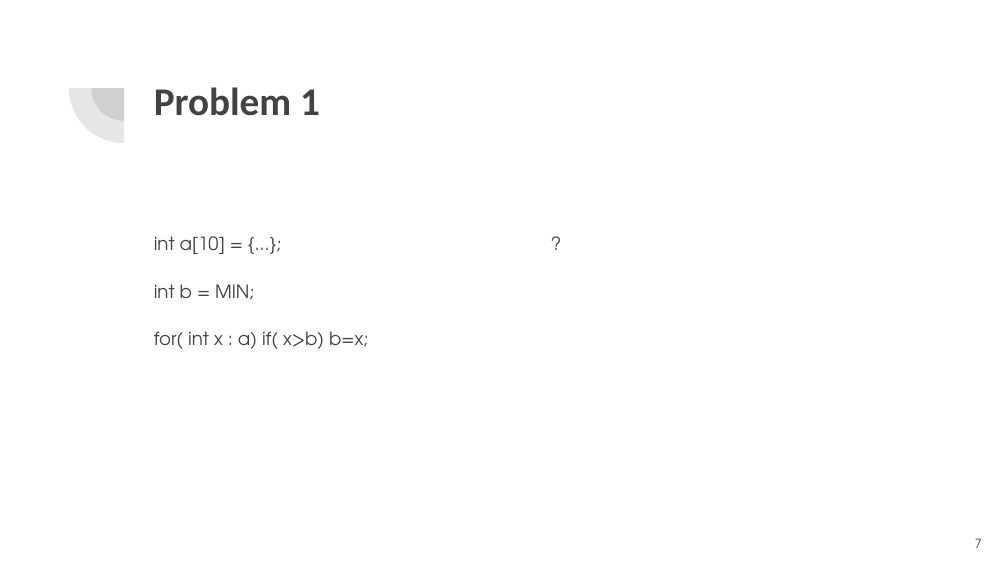
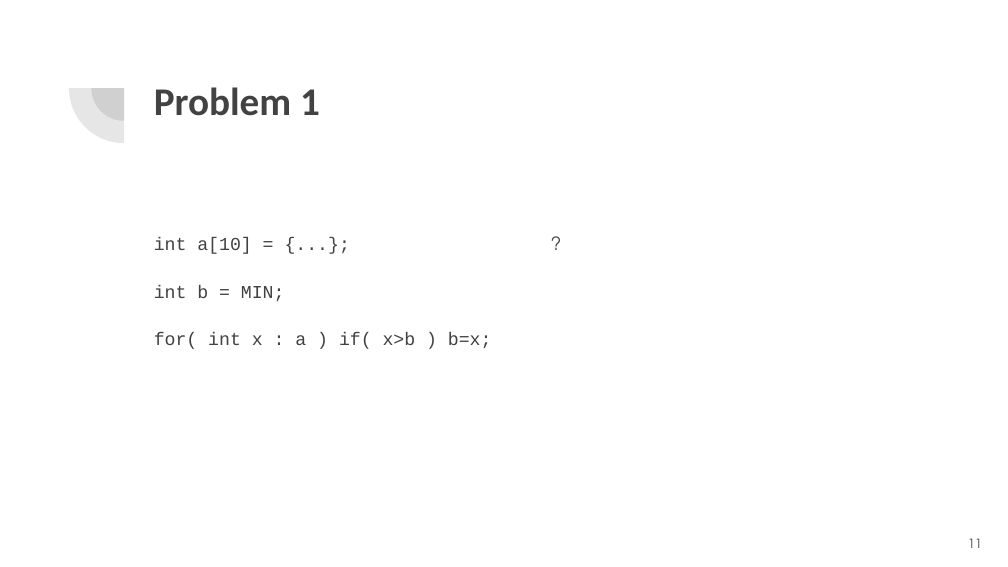
Before and after one commit to momalab/e3, a slide deck: slide 11 of tutorials/dop/Data_Oblivious_Programming.pptx (slide 7 before the commit). Drawn at 1008x567 pixels with LibreOffice and Linux fonts; fonts in the diff are those of the drawing. Boxes give left, top, right and bottom in pixels: in the first picture for what was removed or moved away, otherwise in the second. Text is boxed around its words. In the diff, an @@ line names an element or a change of style, - is before the commit and + after.

```diff
--- a/tutorials/dop/Data_Oblivious_Programming.pptx
+++ b/tutorials/dop/Data_Oblivious_Programming.pptx
@@ text at [154, 238, 285, 301]: font TeX Gyre Adventor to Courier New in "int a[10] = {...};", "int b = MIN;" @@
@@ text at [154, 333, 492, 349]: text changed; font TeX Gyre Adventor to Courier New @@
-for( int x : a) if( x>b) b=x;
+for( int x : a ) if( x>b ) b=x;
@@ page number at [968, 538, 982, 548]: text changed @@
-7
+11
```
Also in this commit, not shown: 8 other slides changed, 4 slides added, 10 other files.
